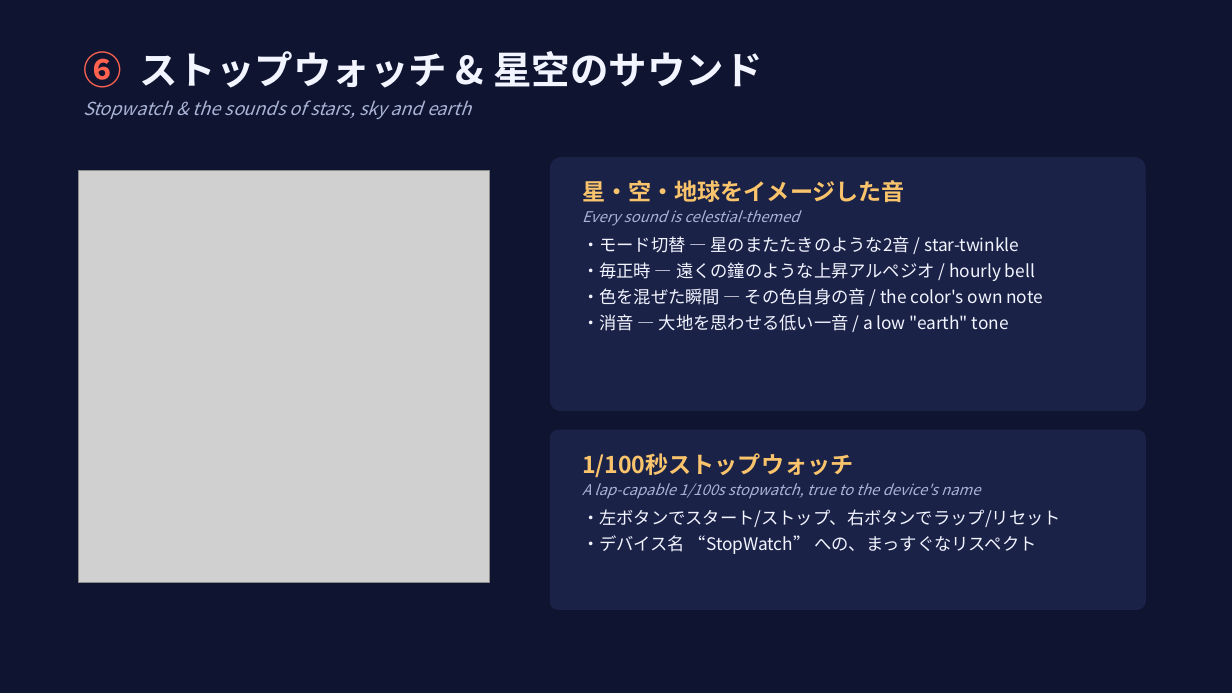
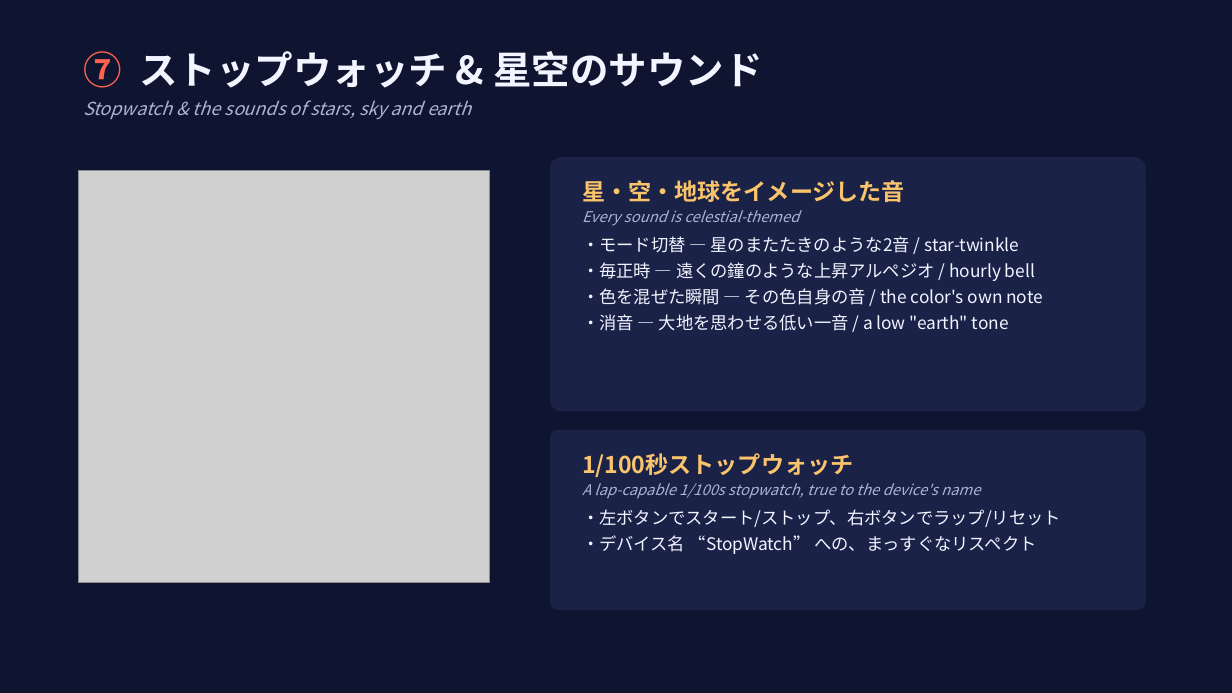
Before and after one commit to aokko2000/iroirotokei, a slide deck: slide 10 of docs/iroirotokei_contest_slides.pptx (slide 9 before the commit). Drawn at 1232x693 pixels with LibreOffice and Linux fonts; fonts in the diff are those of the drawing; grey boxes stand for pictures. Boxes give left, top, right and bottom in pixels: in the first picture for what was removed or moved away, otherwise in the second. Text is boxed around its words. In the diff, an @@ line names an element or a change of style, - is before the commit and + after.

```diff
--- a/docs/iroirotokei_contest_slides.pptx
+++ b/docs/iroirotokei_contest_slides.pptx
@@ text at [83, 51, 762, 88]: text changed @@
-⑥ ストップウォッチ & 星空のサウンド
+⑦ ストップウォッチ & 星空のサウンド
```
Also in this commit, not shown: 5 other slides changed, 1 slide added, 1 other file.
